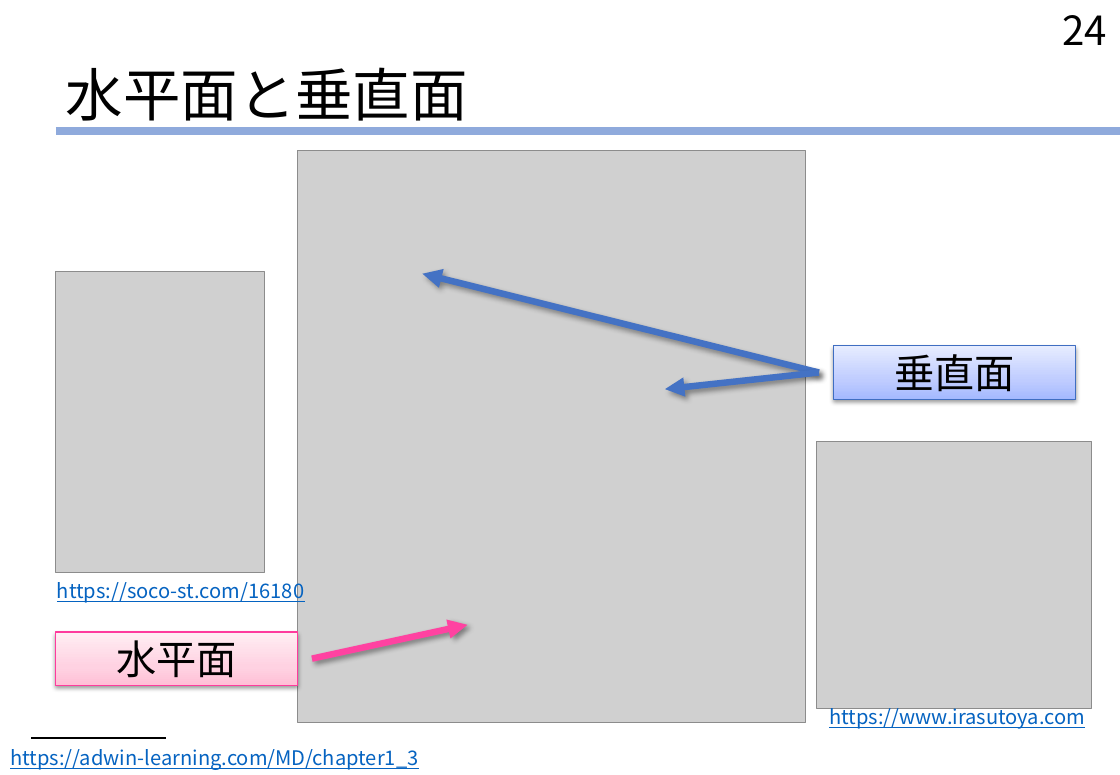
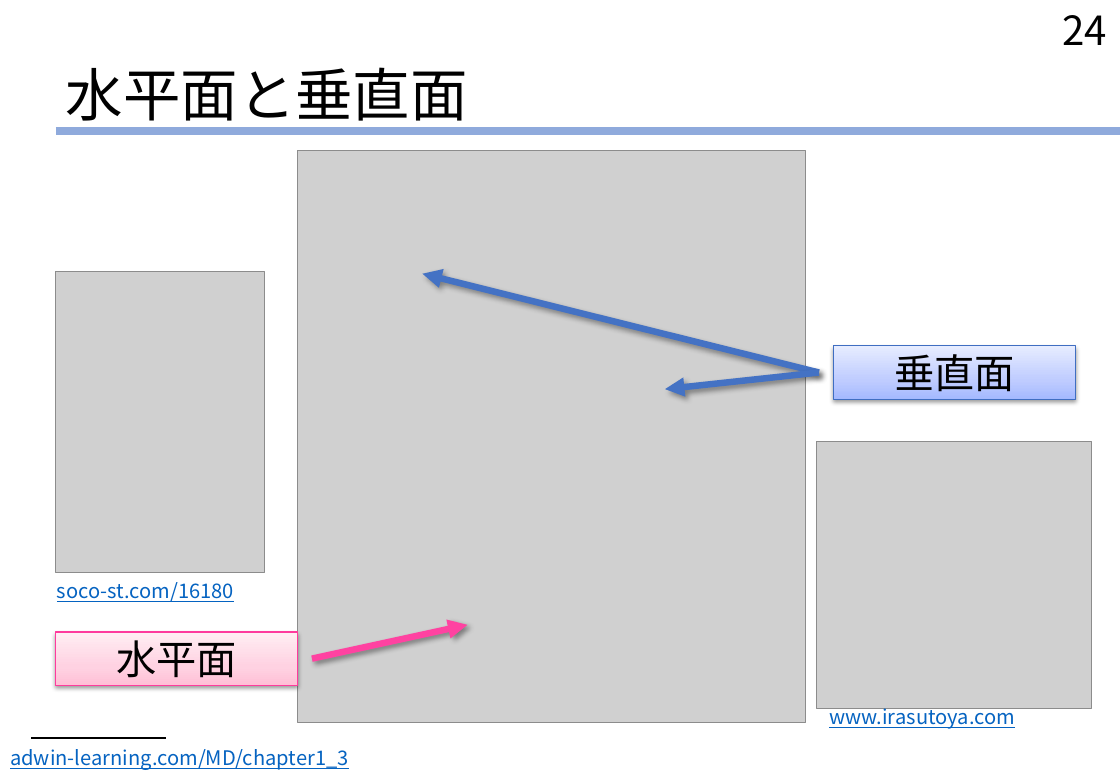
Before and after one commit to Kitocya/kitocya.github.io, a slide deck: slide 24 of JP/JPF02_slide_TLF.pptx. Drawn at 1120x775 pixels with LibreOffice and Linux fonts; fonts in the diff are those of the drawing; grey boxes stand for pictures. Boxes give left, top, right and bottom in pixels: in the first picture for what was removed or moved away, otherwise in the second. Text is boxed around its words. In the diff, an @@ line names an element or a change of style, - is before the commit and + after.

```diff
--- a/JP/JPF02_slide_TLF.pptx
+++ b/JP/JPF02_slide_TLF.pptx
@@ text at [57,582,234,602]: text changed @@
-https://soco-st.com/16180
+soco-st.com/16180
@@ text at [829,703,1015,729]: text changed @@
-https://www.irasutoya.com
+www.irasutoya.com
@@ text at [10,749,349,770]: text changed @@
-https://adwin-learning.com/MD/chapter1_3
+adwin-learning.com/MD/chapter1_3
```
Also in this commit, not shown: 16 other slides changed, 3 other files.
